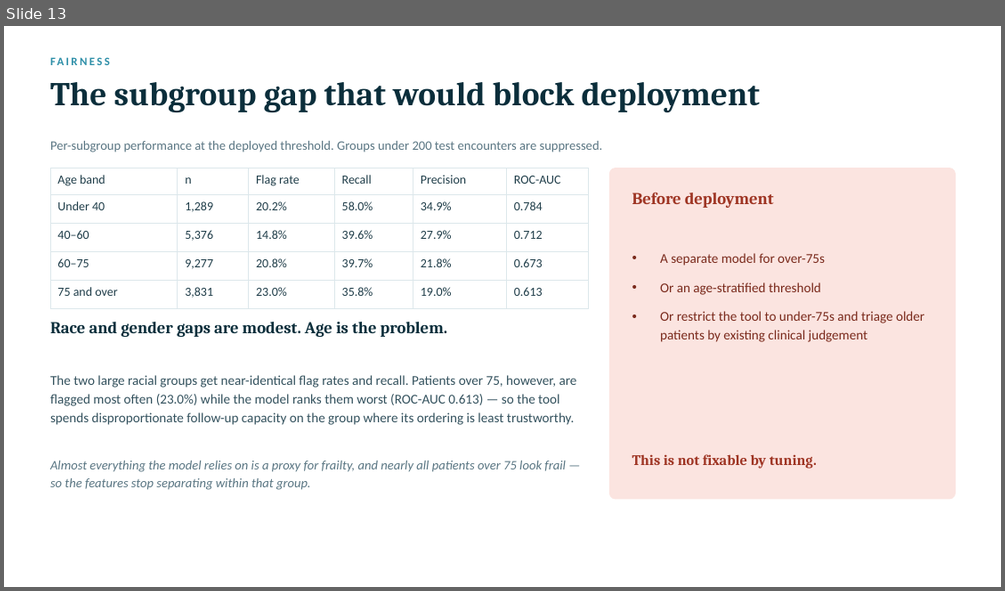
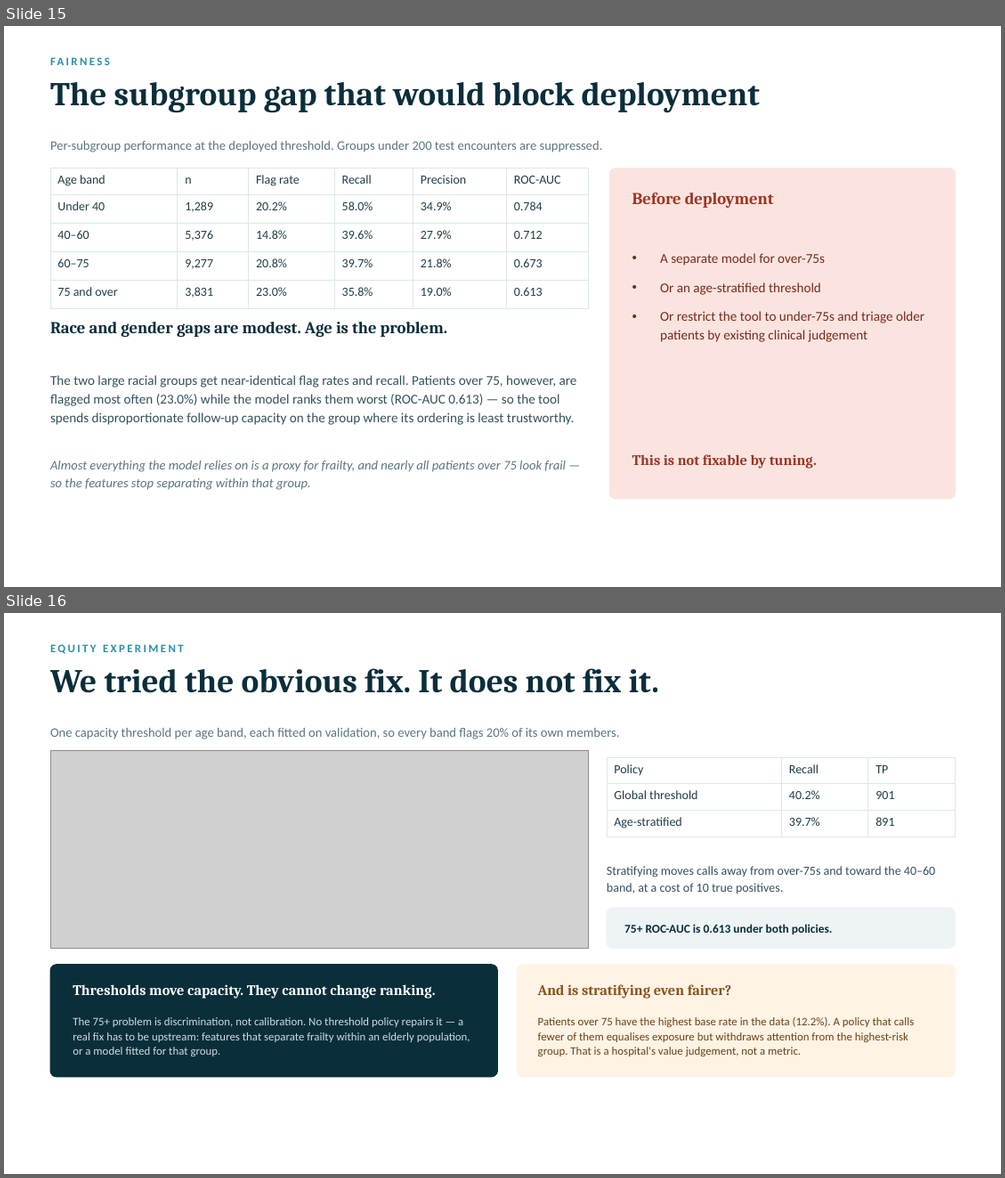
Before and after one commit to sgoel2be24-cyber/hospital-readmission-risk, a slide deck: ML_Bubble_2026_Readmission_Risk.pptx. Shown one above the other, each under a label of ours: slide 13 before the commit, slides 15 and 16 after it. The pictures are 1005x591 and 1005x1178 pixels, drawn with LibreOffice and Linux fonts; fonts in the diff are those of the drawing; grey boxes stand for pictures. Boxes give left, top, right and bottom in pixels: in the first picture for what was removed or moved away, otherwise in the second. Text is boxed around its words. In the diff, an @@ line names an element or a change of style, - is before the commit and + after.

```diff
--- a/ML_Bubble_2026_Readmission_Risk.pptx
+++ b/ML_Bubble_2026_Readmission_Risk.pptx
@@ slide 16 added at (x1=4, y1=613, x2=1001, y2=1174), background #FFFFFF @@
@@ text added at (x1=50, y1=644, x2=184, y2=654), 11 pt, text #2E8FA8, bold @@
+EQUITY EXPERIMENT
@@ text added at (x1=50, y1=668, x2=659, y2=693), 32 pt, text #0B2E3B, bold @@
+We tried the obvious fix. It does not fix it.
@@ text added at (x1=50, y1=728, x2=620, y2=739), 12.5 pt, text #5A7683 @@
+One capacity threshold per age band, each fitted on validation, so every band flags 20% of its own members.
@@ picture added at (x1=50, y1=751, x2=589, y2=948) @@
@@ table added at (x1=607, y1=758, x2=955, y2=833), 3 rows, 3 columns @@
+Policy | Recall | TP
+Global threshold | 40.2% | 901
+Age-stratified | 39.7% | 891
@@ text added at (x1=607, y1=866, x2=935, y2=894), 12 pt, text #34525E @@
+Stratifying moves calls away from over-75s and toward the 40–60 band, at a cost of 10 true positives.
@@ rounded rectangle added at (x1=607, y1=908, x2=955, y2=948), fill #EEF4F6, outline #EEF4F6 1 pt @@
@@ text added at (x1=624, y1=924, x2=833, y2=934), 11.5 pt, text #0B2E3B, bold @@
+75+ ROC-AUC is 0.613 under both policies.
@@ rounded rectangle added at (x1=50, y1=965, x2=498, y2=1077), fill #0B2E3B, outline #0B2E3B 1 pt @@
@@ text added at (x1=73, y1=984, x2=435, y2=998), 14 pt, text #FFFFFF, bold @@
+Thresholds move capacity. They cannot change ranking.
@@ rounded rectangle added at (x1=517, y1=965, x2=955, y2=1077), fill #FFF3E6, outline #FFF3E6 1 pt @@
@@ text added at (x1=538, y1=984, x2=731, y2=998), 14 pt, text #8A5217, bold @@
+And is stratifying even fairer?
@@ text added at (x1=73, y1=1017, x2=470, y2=1056), 11 pt, text #C9DCE3 @@
+The 75+ problem is discrimination, not calibration. No threshold policy repairs it — a real fix has to be upstream: features that separate frailty within an elderly population, or a model fitted for that group.
@@ text added at (x1=538, y1=1017, x2=914, y2=1056), 11 pt, text #6B4213 @@
+Patients over 75 have the highest base rate in the data (12.2%). A policy that calls fewer of them equalises exposure but withdraws attention from the highest-risk group. That is a hospital's value judgement, not a metric.
@@ what was slide 13 is now slide 15 @@
```
Also in this commit, not shown: 2 slides changed, 2 other slides added, 25 other files.
